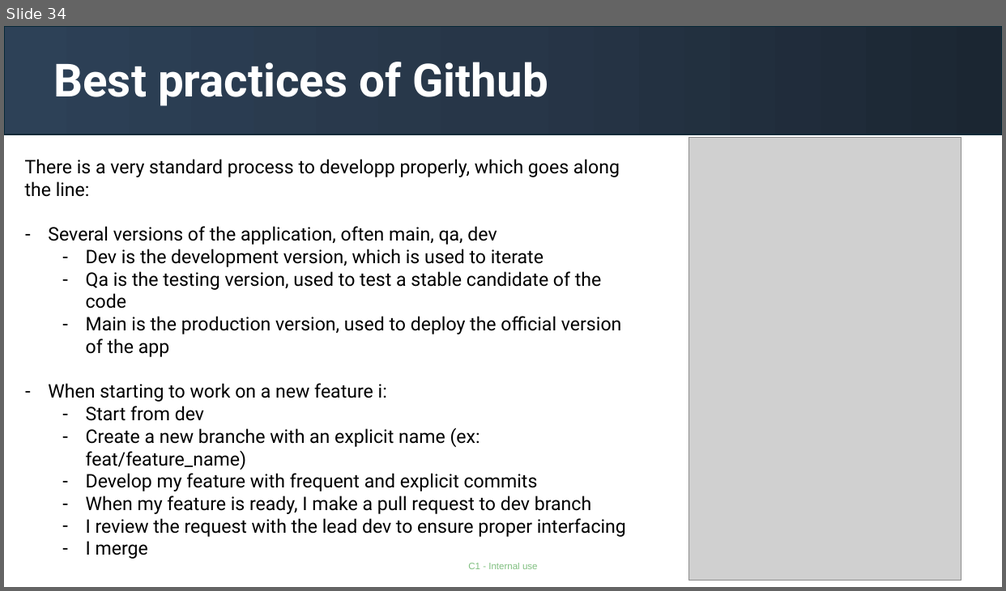
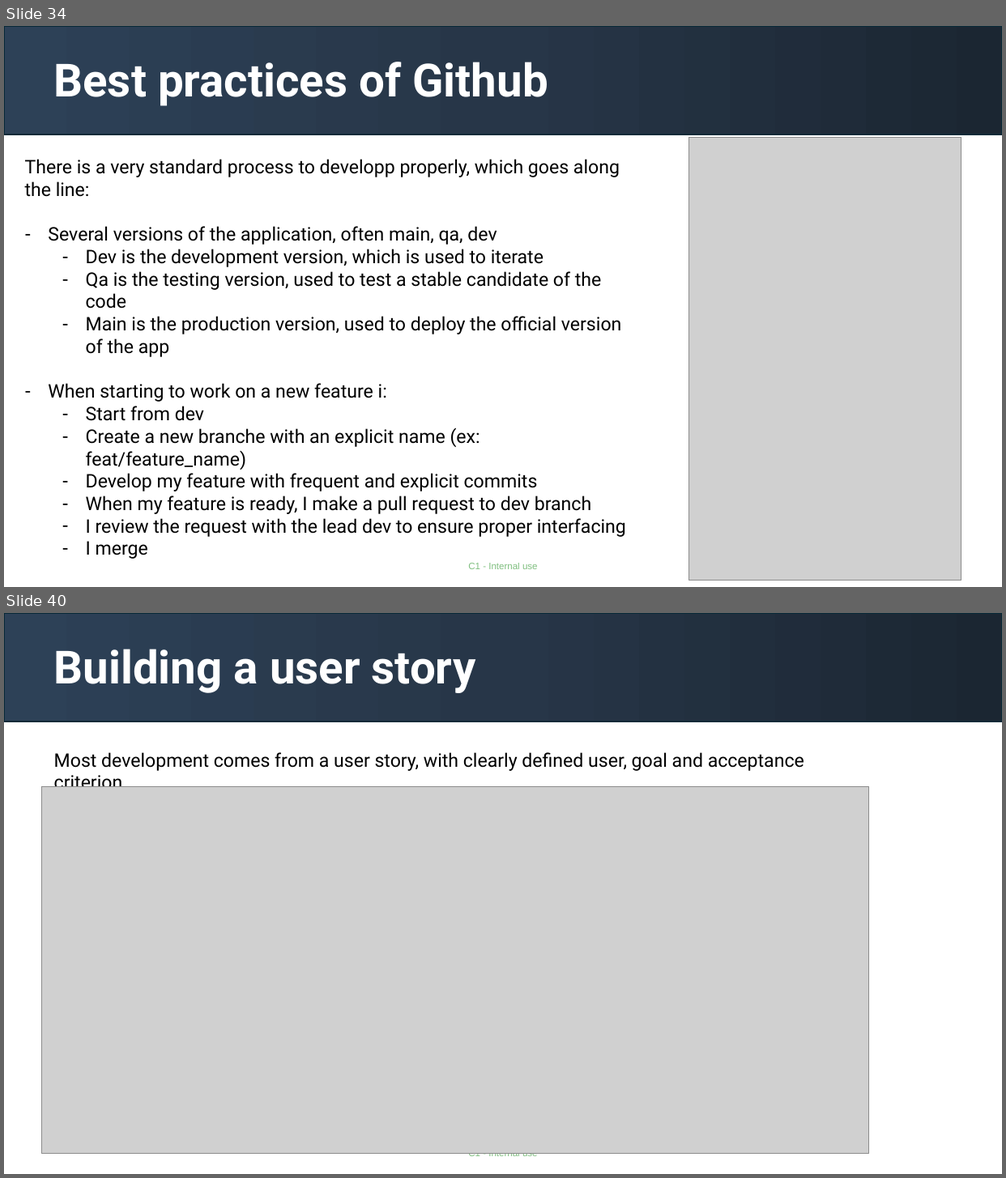
Before and after one commit to gabrielolympie/PythonForFinance, a slide deck: presentations/1.Introduction.pptx. Shown one above the other, each under a label of ours: slide 34 before the commit, slides 34 and 40 after it; the slides between them are not shown. The pictures are 1006x591 and 1006x1178 pixels, drawn with LibreOffice and Linux fonts; fonts in the diff are those of the drawing; grey boxes stand for pictures. Boxes give left, top, right and bottom in pixels: in the first picture for what was removed or moved away, otherwise in the second. Text is boxed around its words. In the diff, an @@ line names an element or a change of style, - is before the commit and + after.

```diff
--- a/presentations/1.Introduction.pptx
+++ b/presentations/1.Introduction.pptx
@@ slide 40 added at <box>4,613,1002,1174</box>, background #FFFFFF; not listed: 1 template element that a slide beside it also shows @@
@@ rectangle added at <box>4,613,1002,722</box>, fill gradient #1B2633 to #273749 to #2E4157, outline #092A39 1.5 pt @@
@@ title added at <box>53,649,476,693</box>, 44 pt, text #FFFFFF, bold @@
+Building a user story
@@ text added at <box>54,752,804,787</box>, 18 pt, text #000000 @@
+  Most development comes from a user story, with clearly defined user, goal and acceptance criterion
@@ picture added at <box>42,786,869,1154</box> @@
```
Also in this commit, not shown: 1 slide changed, 10 other slides added, 1 slide removed, 2 other files.
